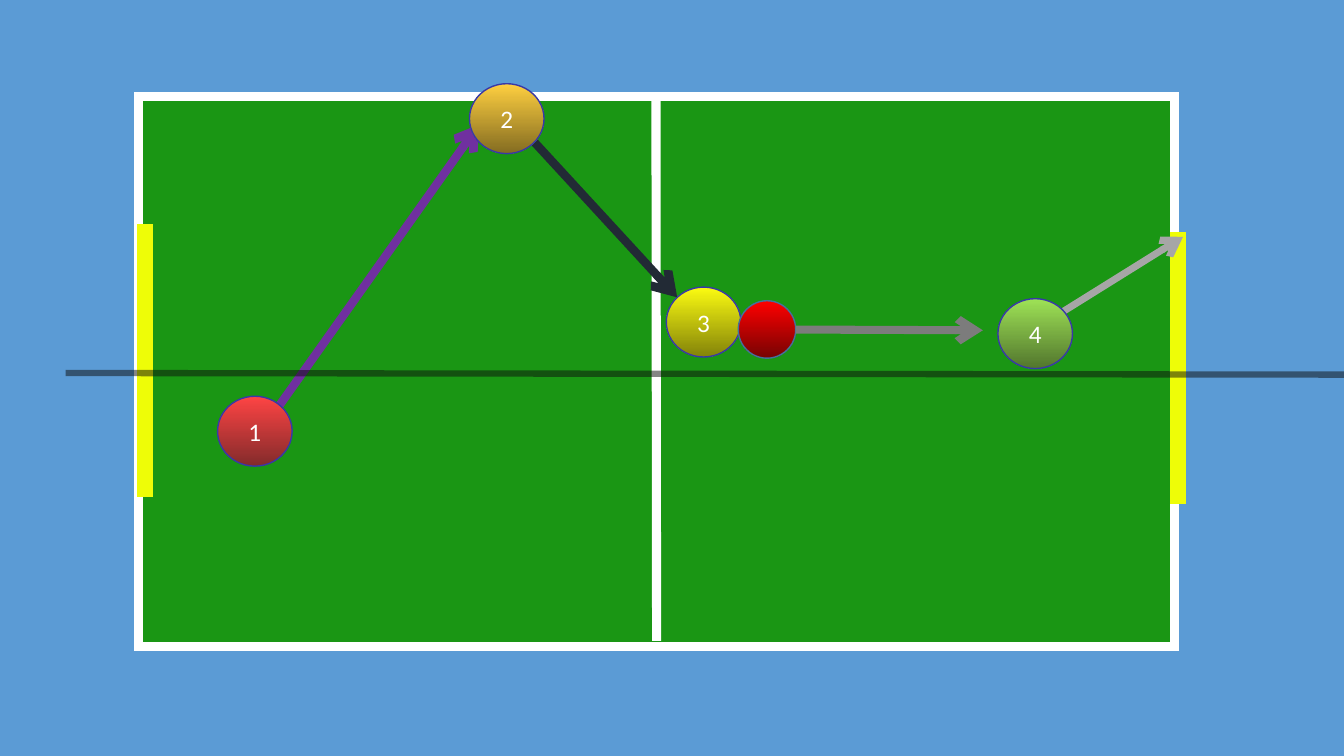
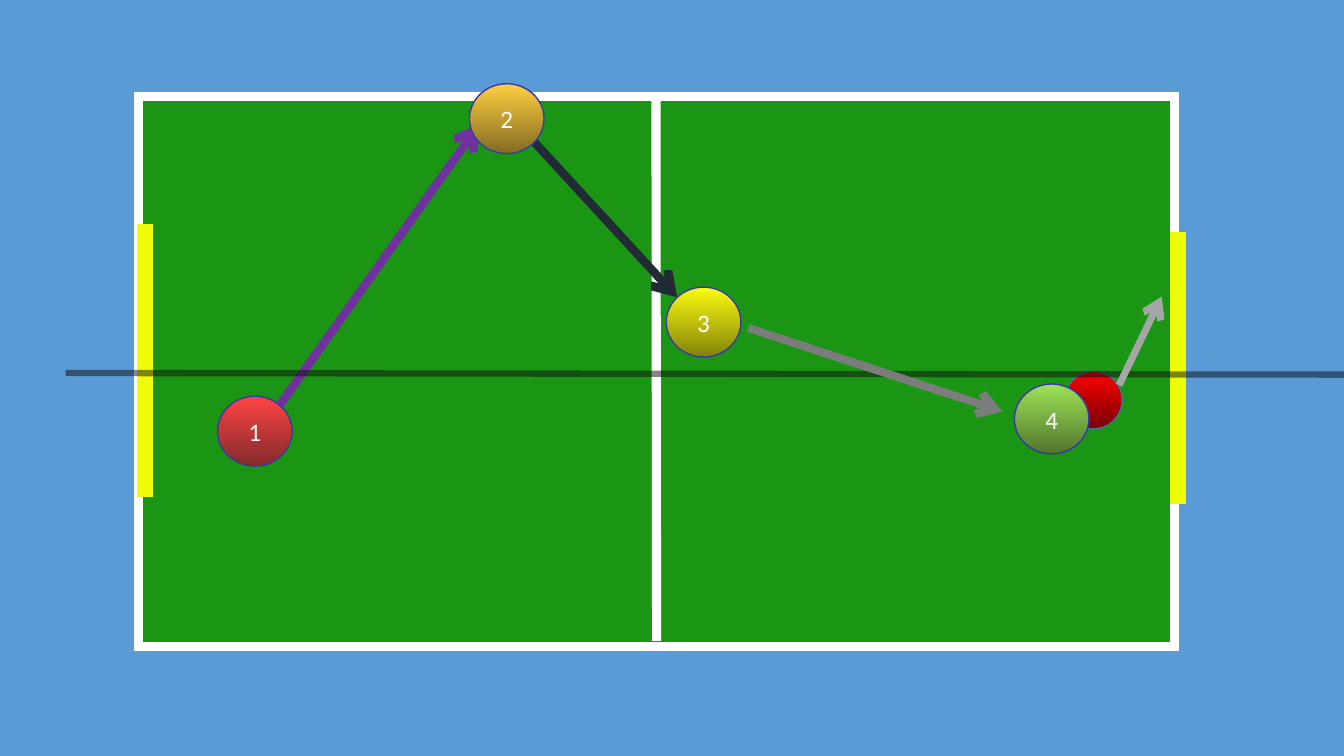
Before and after one commit to laeufertt/OC-MAS, a slide deck: slide 4 of Modellierung der sk Ausfuehrungskette.pptx (slide 2 before the commit). Drawn at 1344x756 pixels with LibreOffice and Linux fonts; fonts in the diff are those of the drawing. Boxes give left, top, right and bottom in pixels: in the first picture for what was removed or moved away, otherwise in the second. Text is boxed around its words. In the diff, an @@ line names an element or a change of style, - is before the commit and + after.

```diff
--- a/Modellierung der sk Ausfuehrungskette.pptx
+++ b/Modellierung der sk Ausfuehrungskette.pptx
@@ arrow moved from (1044, 324) - (1184, 237) to (1119, 385) - (1163, 296) @@
@@ arrow moved from (796, 330) - (983, 331) to (748, 328) - (1003, 411) @@
@@ ellipse "4": place and size @@
-ellipse "4" at [998,298,1073,368]
+ellipse "4" at [1014,384,1089,454]
@@ ellipse: place and size @@
-ellipse at [738,300,796,358]
+ellipse at [1065,371,1122,429]
```
Also in this commit, not shown: 2 slides added, 1 other file.
